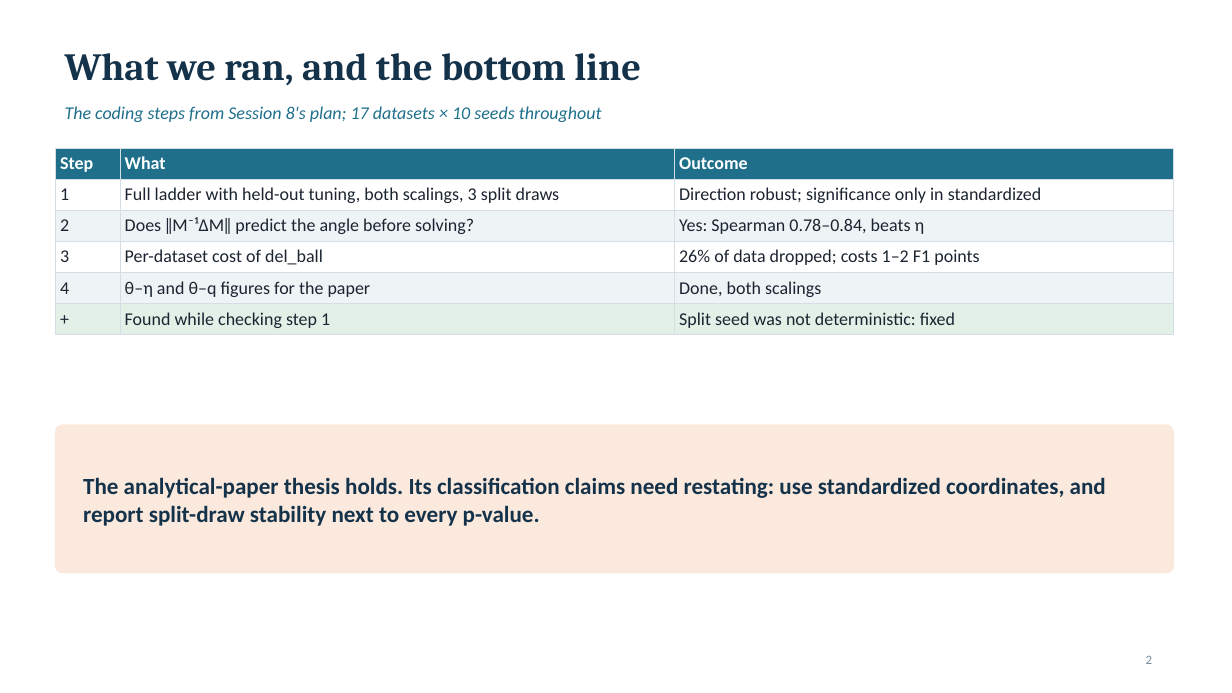
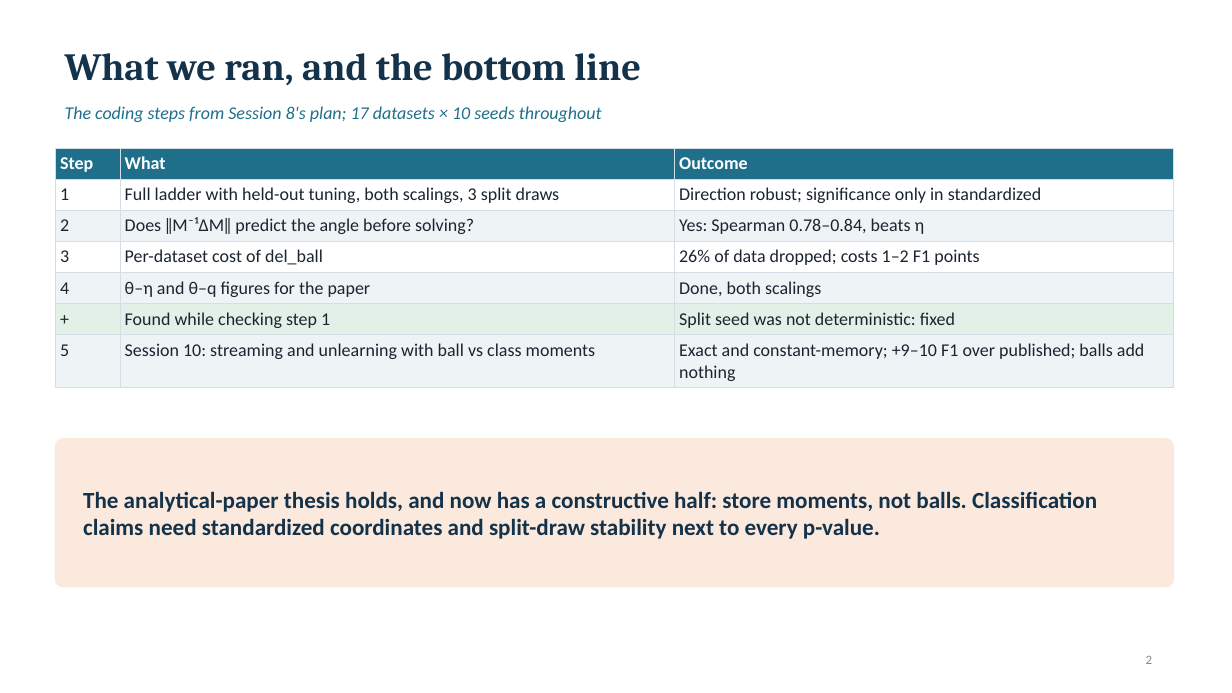
Before and after one commit to Toast24/GBLSTSVM-Ex, a slide deck: slide 2 of docs/recommendations/GBLSTSVM_Session9_Recommendations.pptx. Drawn at 1232x693 pixels with LibreOffice and Linux fonts; fonts in the diff are those of the drawing. Boxes give left, top, right and bottom in pixels: in the first picture for what was removed or moved away, otherwise in the second. Text is boxed around its words. In the diff, an @@ line names an element or a change of style, - is before the commit and + after.

```diff
--- a/docs/recommendations/GBLSTSVM_Session9_Recommendations.pptx
+++ b/docs/recommendations/GBLSTSVM_Session9_Recommendations.pptx
@@ table at <box>55,148,1174,385</box> @@
+row 7: 5 | Session 10: streaming and unlearning with ball vs class moments | Exact and constant-memory; +9–10 F1 over published; balls add nothing
@@ rounded rectangle: place and size @@
-rounded rectangle at <box>55,425,1174,573</box>
+rounded rectangle at <box>55,439,1174,587</box>
@@ text at <box>83,491,1097,539</box>: text changed @@
-The analytical-paper thesis holds. Its classification claims need restating: use standardized coordinates, and report split-draw stability next to every p-value.
+The analytical-paper thesis holds, and now has a constructive half: store moments, not balls. Classification claims need standardized coordinates and split-draw stability next to every p-value.
```
Also in this commit, not shown: 3 other slides changed, 2 slides added, 2 other files.
